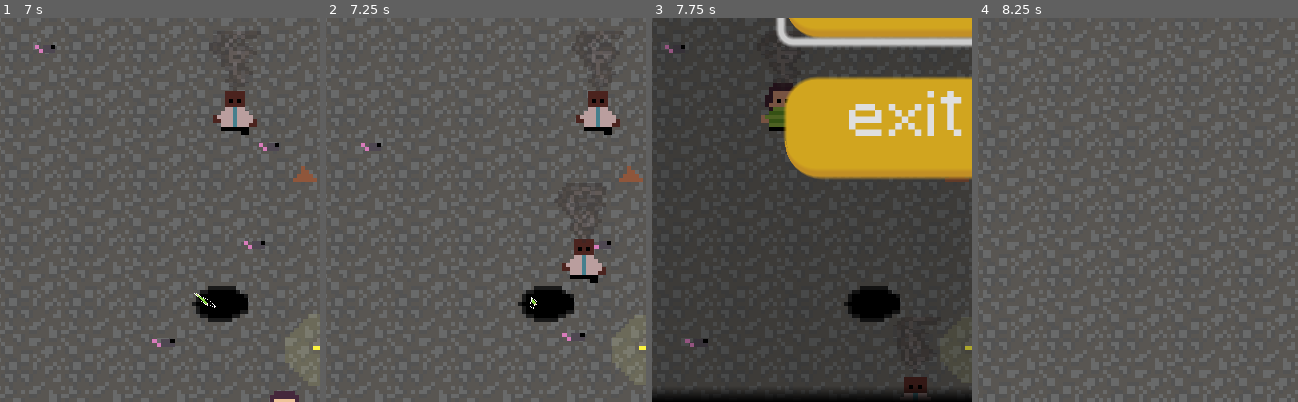
Above: before the commit, frames 1-4 (left to right).
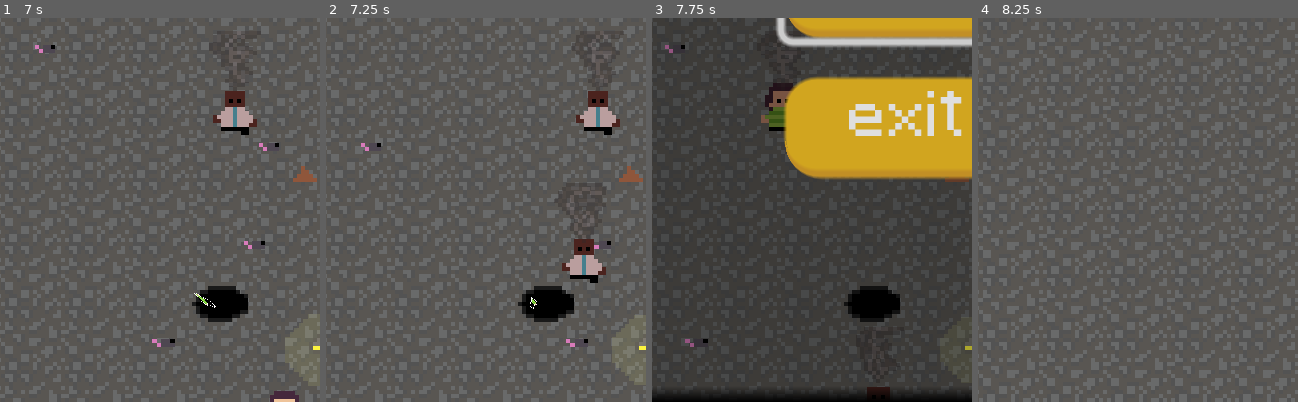
Above: after the commit, the same moments.

Repository: vitrolarium/brazilian-sidewalk
Game: Godot game, scene res://UI/main-menu.tscn
Same seed, same stepped clock (60 frames per second), same inputs: the game is played once before the commit and once after it. Before the commit the project starts from res://Objects/UI/main-menu.tscn.
Inputs:
- Up to frame 1 (7 s): click "Play" at 0.5 s; hold W (move_up) 1.28-2.75 s; click "Restart" at 2.75 s; hold A (move_left) 3.53-5.03 s; hold S (move_down) 5.03-5.78 s; hold D (move_right) 5.78-6.53 s; hold W (move_up) from 6.53 s (still down)
- Up to frame 2 (7.25 s): keep holding W (move_up)
- Up to frame 3 (7.75 s): release W (move_up) at 7.28 s; hold D (move_right) from 7.28 s (still down)
- Up to frame 4 (8.25 s): release D (move_right) at 8 s; click "Restart" at 8 s
The pictures show only the part of the screen within x 10-60%, y 50-100%; the shares and areas given below are measured in that part.

Frame 1 is identical in both runs. In frame 2, 0.1% of the frame differs, in the area x 73-82%, y 82-86%; in frame 3, 0.4%, in the area x 67-86%, y 93-99%; in frame 4, nothing differs.
Error before the commit: Invalid access to property or key 'position' on a base object of type 'null instance'. (res://Objects/WalkingPeoples/walking-people-base.gd:40)

Commit message:
file organization

Diff:
--- a/Objects/Props/hole.tscn
+++ b/Objects/Props/hole.tscn
@@ -1,7 +1,7 @@
 [gd_scene load_steps=4 format=3 uid="uid://b0k8thgcrcrhb"]
 
 [ext_resource type="PackedScene" uid="uid://lo3mhvymnw4g" path="res://Objects/Props/Props-base.tscn" id="1_15qbh"]
-[ext_resource type="Texture2D" uid="uid://bgyvx2gf3wqun" path="res://Objects/Scenes/TILE.png" id="2_ww0ut"]
+[ext_resource type="Texture2D" uid="uid://bgyvx2gf3wqun" path="res://Scenes/TILE.png" id="2_ww0ut"]
 
 [sub_resource type="CircleShape2D" id="CircleShape2D_5fwx6"]
 radius = 6.0
--- a/Objects/Props/poop.tscn
+++ b/Objects/Props/poop.tscn
@@ -1,7 +1,7 @@
 [gd_scene load_steps=4 format=3 uid="uid://dsy66vpa0aw45"]
 
 [ext_resource type="PackedScene" uid="uid://lo3mhvymnw4g" path="res://Objects/Props/Props-base.tscn" id="1_0mjsm"]
-[ext_resource type="Texture2D" uid="uid://bgyvx2gf3wqun" path="res://Objects/Scenes/TILE.png" id="2_4t7uf"]
+[ext_resource type="Texture2D" uid="uid://bgyvx2gf3wqun" path="res://Scenes/TILE.png" id="2_4t7uf"]
 
 [sub_resource type="RectangleShape2D" id="RectangleShape2D_gol84"]
 size = Vector2(6, 3)
--- a/Objects/Scenes/sidewalks/sidewalk_manager.tscn
+++ /dev/null
@@ -1,12 +0,0 @@
-[gd_scene load_steps=4 format=3 uid="uid://8442rfdmkaiy"]
-
-[ext_resource type="Script" path="res://Objects/Scenes/sidewalks/sidewalk_manager.gd" id="1_yra8s"]
-[ext_resource type="PackedScene" uid="uid://cegx2hxloon8d" path="res://Objects/Scenes/sidewalks/basic_sidewalk.tscn" id="2_s2xhj"]
-[ext_resource type="PackedScene" uid="uid://2dik47tul4pb" path="res://Objects/Scenes/sidewalks/decorated_sidewalk.tscn" id="3_75muf"]
-
-[node name="SidewalkManager" type="Node2D"]
-script = ExtResource("1_yra8s")
-sidewalk_speed = 120
-alt_sidewalk_chance = 0.1
-main_sidewalk = ExtResource("2_s2xhj")
-alt_sidewalk = [ExtResource("3_75muf")]
--- a/Objects/WalkingPeoples/walking-people-base.gd
+++ b/Objects/WalkingPeoples/walking-people-base.gd
@@ -37,11 +37,13 @@
 
 func move():
 	if $ObjectDetection.is_colliding():
-		var dodge_dir = position.x - $ObjectDetection.get_collider(0).position.x
-		if (is_stressed and not is_player_on_detection(0)) or (not is_stressed):
-			walk_dodge(dodge_dir)
-		else:
-			walk_dodge(-dodge_dir)
+		var col = $ObjectDetection.get_collider(0)
+		if col:
+			var dodge_dir = position.x - col.position.x
+			if (is_stressed and not is_player_on_detection(0)) or (not is_stressed):
+				walk_dodge(dodge_dir)
+			else:
+				walk_dodge(-dodge_dir)
 	else:
 		walk()
 	move_and_slide()
--- a/Objects/Scenes/Main.tscn
+++ b/Scenes/Main.tscn
@@ -1,13 +1,13 @@
 [gd_scene load_steps=12 format=3 uid="uid://biv4ggorh453n"]
 
-[ext_resource type="Script" path="res://Objects/Scenes/Main.gd" id="1_fmxtq"]
-[ext_resource type="PackedScene" uid="uid://8442rfdmkaiy" path="res://Objects/Scenes/sidewalks/sidewalk_manager.tscn" id="1_fpg5d"]
+[ext_resource type="Script" path="res://Scenes/Main.gd" id="1_fmxtq"]
+[ext_resource type="PackedScene" uid="uid://8442rfdmkaiy" path="res://Scenes/sidewalks/sidewalk_manager.tscn" id="1_fpg5d"]
 [ext_resource type="PackedScene" uid="uid://bh6ho6pu3vjdv" path="res://Objects/Player/player.tscn" id="2_diuxg"]
 [ext_resource type="PackedScene" uid="uid://dp53q87pb3bjc" path="res://Objects/WalkingPeoples/walking_people_spawner.tscn" id="3_06x6p"]
 [ext_resource type="PackedScene" uid="uid://cyefu35yjq2b1" path="res://Objects/Props/prop-spawner.tscn" id="3_u11o0"]
-[ext_resource type="PackedScene" uid="uid://cfmrxvv3yuw68" path="res://Objects/UI/hud.tscn" id="6_8e0kt"]
-[ext_resource type="PackedScene" uid="uid://cvuh4x2tb8n06" path="res://Objects/UI/game-over.tscn" id="7_61no0"]
-[ext_resource type="AudioStream" uid="uid://brdgwqkpis74r" path="res://brazilian rush.mp3" id="8_v4xse"]
+[ext_resource type="PackedScene" uid="uid://cfmrxvv3yuw68" path="res://UI/hud.tscn" id="6_8e0kt"]
+[ext_resource type="PackedScene" uid="uid://cvuh4x2tb8n06" path="res://UI/game-over.tscn" id="7_61no0"]
+[ext_resource type="AudioStream" uid="uid://brdgwqkpis74r" path="res://Sounds/brazilian rush.mp3" id="8_v4xse"]
 
 [sub_resource type="Animation" id="Animation_iamlu"]
 resource_name = "fade_out"
--- a/Objects/Scenes/sidewalks/basic_sidewalk.tscn
+++ b/Scenes/sidewalks/basic_sidewalk.tscn
@@ -1,6 +1,6 @@
 [gd_scene load_steps=4 format=3 uid="uid://cegx2hxloon8d"]
 
-[ext_resource type="Texture2D" uid="uid://bgyvx2gf3wqun" path="res://Objects/Scenes/TILE.png" id="1_25h4a"]
+[ext_resource type="Texture2D" uid="uid://bgyvx2gf3wqun" path="res://Scenes/TILE.png" id="1_25h4a"]
 
 [sub_resource type="TileSetAtlasSource" id="TileSetAtlasSource_2kcwe"]
 texture = ExtResource("1_25h4a")
--- a/Objects/Scenes/sidewalks/decorated_sidewalk.tscn
+++ b/Scenes/sidewalks/decorated_sidewalk.tscn
@@ -1,6 +1,6 @@
 [gd_scene load_steps=6 format=3 uid="uid://2dik47tul4pb"]
 
-[ext_resource type="Texture2D" uid="uid://bgyvx2gf3wqun" path="res://Objects/Scenes/TILE.png" id="1_ajgvg"]
+[ext_resource type="Texture2D" uid="uid://bgyvx2gf3wqun" path="res://Scenes/TILE.png" id="1_ajgvg"]
 [ext_resource type="Texture2D" uid="uid://dq4sinyw6ebyc" path="res://Sprites/tile.png" id="2_jmcd6"]
 
 [sub_resource type="TileSetAtlasSource" id="TileSetAtlasSource_2kcwe"]
--- /dev/null
+++ b/Scenes/sidewalks/sidewalk_manager.tscn
@@ -0,0 +1,12 @@
+[gd_scene load_steps=4 format=3 uid="uid://8442rfdmkaiy"]
+
+[ext_resource type="Script" path="res://Scenes/sidewalks/sidewalk_manager.gd" id="1_yra8s"]
+[ext_resource type="PackedScene" uid="uid://cegx2hxloon8d" path="res://Scenes/sidewalks/basic_sidewalk.tscn" id="2_s2xhj"]
+[ext_resource type="PackedScene" uid="uid://2dik47tul4pb" path="res://Scenes/sidewalks/decorated_sidewalk.tscn" id="3_75muf"]
+
+[node name="SidewalkManager" type="Node2D"]
+script = ExtResource("1_yra8s")
+sidewalk_speed = 120
+alt_sidewalk_chance = 0.1
+main_sidewalk = ExtResource("2_s2xhj")
+alt_sidewalk = [ExtResource("3_75muf")]
--- a/Objects/UI/default_theme.tres
+++ b/UI/default_theme.tres
@@ -1,6 +1,6 @@
 [gd_resource type="Theme" load_steps=4 format=3 uid="uid://o7vaqhnt5s5i"]
 
-[ext_resource type="FontFile" uid="uid://dkm0fexp6r1yw" path="res://Minecraftia-Regular.ttf" id="1_knbrc"]
+[ext_resource type="FontFile" uid="uid://dkm0fexp6r1yw" path="res://Fonts/Minecraftia-Regular.ttf" id="1_80awd"]
 
 [sub_resource type="StyleBoxFlat" id="StyleBoxFlat_0ytec"]
 bg_color = Color(0.819608, 0.647059, 0.121569, 1)
@@ -26,7 +26,7 @@
 shadow_size = 2
 
 [resource]
-default_font = ExtResource("1_knbrc")
+default_font = ExtResource("1_80awd")
 default_font_size = 13
 Button/styles/normal = SubResource("StyleBoxFlat_0ytec")
 Panel/styles/panel = SubResource("StyleBoxFlat_s73vu")
--- a/Objects/UI/game-over.gd
+++ b/UI/game-over.gd
@@ -1,7 +1,9 @@
 extends Control
+
+@export var exit_scene : String = "res://UI/main-menu.tscn"
 
 func _on_button_pressed() -> void:
 	get_tree().reload_current_scene()
 
 func _on_button_2_pressed() -> void:
-	get_tree().change_scene_to_file("res://Objects/UI/main-menu.tscn")
+	get_tree().change_scene_to_file(exit_scene)
--- a/Objects/UI/game-over.tscn
+++ b/UI/game-over.tscn
@@ -1,7 +1,7 @@
 [gd_scene load_steps=4 format=3 uid="uid://cvuh4x2tb8n06"]
 
-[ext_resource type="Theme" uid="uid://o7vaqhnt5s5i" path="res://Objects/UI/default_theme.tres" id="1_30dim"]
-[ext_resource type="Script" path="res://Objects/UI/game-over.gd" id="2_4srca"]
+[ext_resource type="Theme" uid="uid://o7vaqhnt5s5i" path="res://UI/default_theme.tres" id="1_30dim"]
+[ext_resource type="Script" path="res://UI/game-over.gd" id="2_4srca"]
 
 [sub_resource type="StyleBoxFlat" id="StyleBoxFlat_cu1e2"]
 bg_color = Color(0, 0, 0, 0.313726)
--- a/Objects/UI/hud.tscn
+++ b/UI/hud.tscn
@@ -1,7 +1,7 @@
 [gd_scene load_steps=5 format=3 uid="uid://cfmrxvv3yuw68"]
 
-[ext_resource type="Theme" uid="uid://o7vaqhnt5s5i" path="res://Objects/UI/default_theme.tres" id="1_nk4ud"]
-[ext_resource type="Script" path="res://Objects/UI/hud.gd" id="2_7h14t"]
+[ext_resource type="Theme" uid="uid://o7vaqhnt5s5i" path="res://UI/default_theme.tres" id="1_nk4ud"]
+[ext_resource type="Script" path="res://UI/hud.gd" id="2_7h14t"]
 
 [sub_resource type="LabelSettings" id="LabelSettings_2e6ja"]
 font_size = 10
--- a/Objects/UI/main-menu.tscn
+++ b/UI/main-menu.tscn
@@ -1,9 +1,9 @@
 [gd_scene load_steps=7 format=3 uid="uid://c5j40cadxt4j"]
 
-[ext_resource type="Theme" uid="uid://o7vaqhnt5s5i" path="res://Objects/UI/default_theme.tres" id="1_q30o6"]
-[ext_resource type="Script" path="res://Objects/UI/main-menu.gd" id="2_mdqvl"]
-[ext_resource type="PackedScene" uid="uid://biv4ggorh453n" path="res://Objects/Scenes/Main.tscn" id="3_3r00b"]
-[ext_resource type="AudioStream" uid="uid://bp08aspv4iosg" path="res://brazilian high.mp3" id="4_ahfrl"]
+[ext_resource type="Theme" uid="uid://o7vaqhnt5s5i" path="res://UI/default_theme.tres" id="1_rm014"]
+[ext_resource type="Script" path="res://UI/main-menu.gd" id="2_uwewp"]
+[ext_resource type="PackedScene" uid="uid://biv4ggorh453n" path="res://Scenes/Main.tscn" id="3_adjct"]
+[ext_resource type="AudioStream" uid="uid://bp08aspv4iosg" path="res://Sounds/Musics/brazilian high.mp3" id="4_wx4xs"]
 
 [sub_resource type="StyleBoxFlat" id="StyleBoxFlat_j88m2"]
 bg_color = Color(0.137255, 0.470588, 0.137255, 1)
@@ -28,9 +28,9 @@
 anchor_bottom = 1.0
 grow_horizontal = 2
 grow_vertical = 2
-theme = ExtResource("1_q30o6")
-script = ExtResource("2_mdqvl")
-main_game = ExtResource("3_3r00b")
+theme = ExtResource("1_rm014")
+script = ExtResource("2_uwewp")
+main_game = ExtResource("3_adjct")
 
 [node name="Panel2" type="Panel" parent="."]
 layout_mode = 1
@@ -89,7 +89,7 @@
 text = "Play"
 
 [node name="AudioStreamPlayer" type="AudioStreamPlayer" parent="."]
-stream = ExtResource("4_ahfrl")
+stream = ExtResource("4_wx4xs")
 autoplay = true
 
 [connection signal="pressed" from="Panel/Button" to="." method="_on_button_pressed"]
--- a/project.godot
+++ b/project.godot
@@ -11,8 +11,8 @@
 [application]
 
 config/name="Brazilian-sidewalk"
-run/main_scene="res://Objects/UI/main-menu.tscn"
-config/features=PackedStringArray("4.0", "GL Compatibility")
+run/main_scene="res://UI/main-menu.tscn"
+config/features=PackedStringArray("4.1", "GL Compatibility")
 boot_splash/bg_color=Color(0.101961, 0.160784, 0.0431373, 1)
 boot_splash/image="res://Sprites/Duderemake2.png"
 boot_splash/use_filter=false
Renamed: Minecraftia-Regular.ttf -> Fonts/Minecraftia-Regular.ttf
Not shown, changed: Fonts/Minecraftia-Regular.ttf.import
Renamed: PressStart2P.ttf -> Fonts/PressStart2P.ttf
Not shown, changed: Fonts/PressStart2P.ttf.import
Renamed: Objects/Scenes/Main.gd -> Scenes/Main.gd
Renamed: Objects/Scenes/TILE.png -> Scenes/TILE.png
Not shown, changed: Scenes/TILE.png.import
Renamed: Objects/Scenes/sidewalks/sidewalk_manager.gd -> Scenes/sidewalks/sidewalk_manager.gd
Renamed: Objects/Scenes/temp_road.tscn -> Scenes/temp_road.tscn
Not shown, added: Sounds/Musics/brazilian high.mp3.import
Not shown, added: Sounds/Musics/brazilian rush.mp3.import
Renamed: Objects/UI/hud.gd -> UI/hud.gd
(and 5 more such lines)
